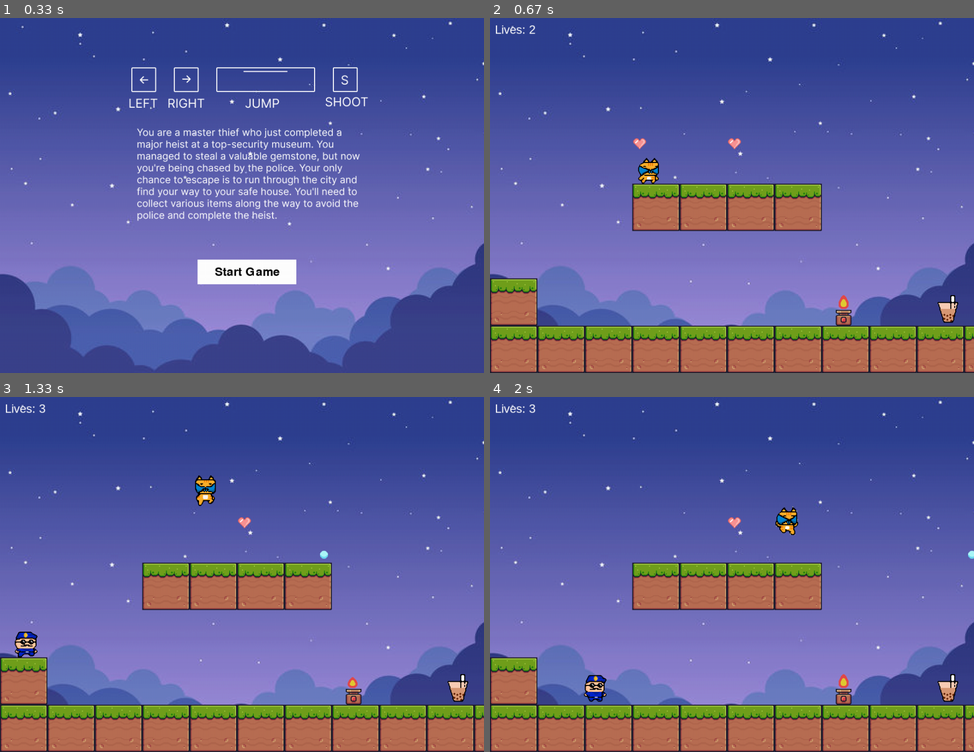
Above: before the commit, frames 1-4 (two rows, left to right).
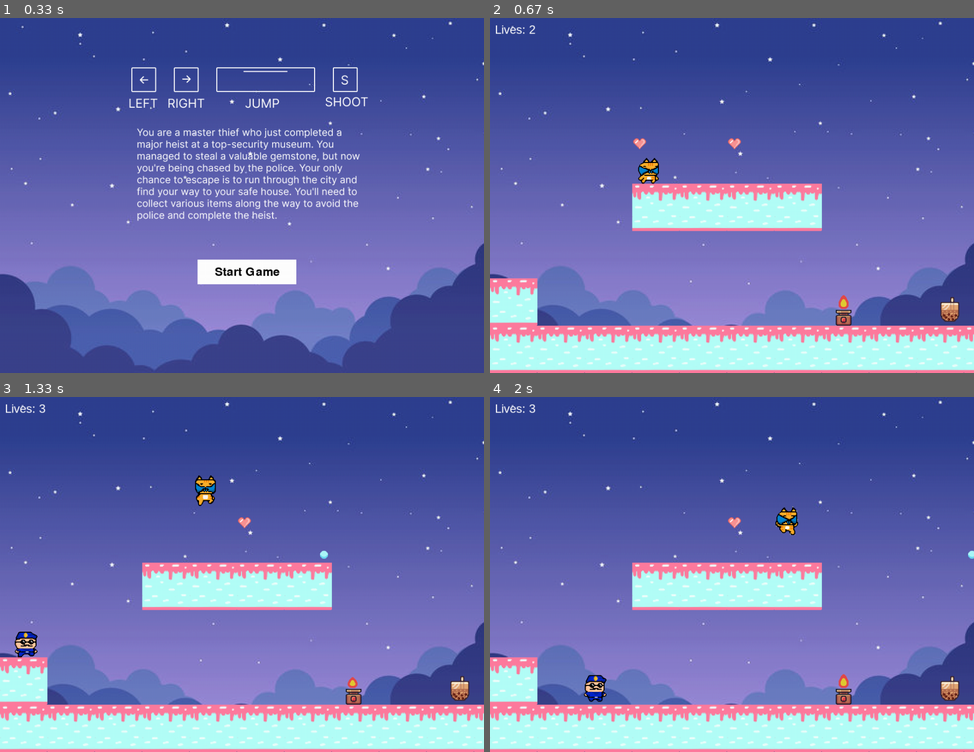
Above: after the commit, the same moments.

Repository: biancafu/pygame_hackathon
Game: pygame game, started from main.py
Same seed, same stepped clock (60 frames per second), same inputs: the game is played once before the commit and once after it.
Inputs:
- Up to frame 1 (0.33 s): no input
- Up to frame 2 (0.67 s): click "Start Game" at 0.38 s
- Up to frame 3 (1.33 s): tap S at 0.67 s; hold Right from 1 s (still down); tap Space at 1.07 s
- Up to frame 4 (2 s): tap Space at 1.37, 1.57, 1.87 s; release Right at 1.47 s; hold Right 1.5-1.97 s

Frame 1 is identical in both runs. In frame 2, 20% of the frame differs, in the area x 0-100%, y 46-100%; in frame 3, 20%; in frame 4, 20%.

Commit message:
bbt animation

Diff:
--- a/main.py
+++ b/main.py
@@ -56,10 +56,10 @@
     return all_sprites
 
 def get_block(size):
-    path = join("assets", "Terrain", "Terrain.png")
+    path = join("assets", "Terrain", "Test.png")
     image = pygame.image.load(path).convert_alpha()
     surface = pygame.Surface((size, size), pygame.SRCALPHA, 32)
-    rect = pygame.Rect(96, 0, size, size)  #96, 0 is position of the part we want (top left)
+    rect = pygame.Rect(0, 0, size, size)  #96, 0 is position of the part we want (top left)
     surface.blit(image, (0, 0), rect)
     return pygame.transform.scale2x(surface)
 
@@ -421,7 +421,7 @@
 
 
 class Speed(Object):
-    ANIMATION_DELAY = 5
+    ANIMATION_DELAY = 10
 
     def __init__(self, x, y, width, height):
         super().__init__(x, y, width, height, "speed")
Binary file changed: assets/Items/Potion/bbt.png
Binary file added: assets/Terrain/Test.png
